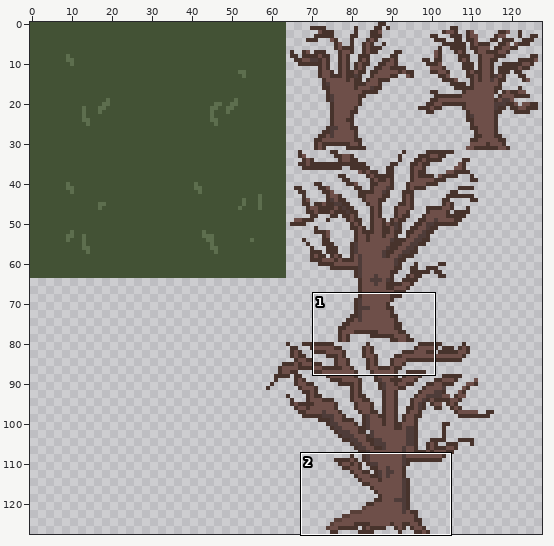
One commit to this pixel-art file: assets/world/sample_grass.aseprite. The picture above shows the old version from afar; the outline marks the close-up.
Close-up. As it was:
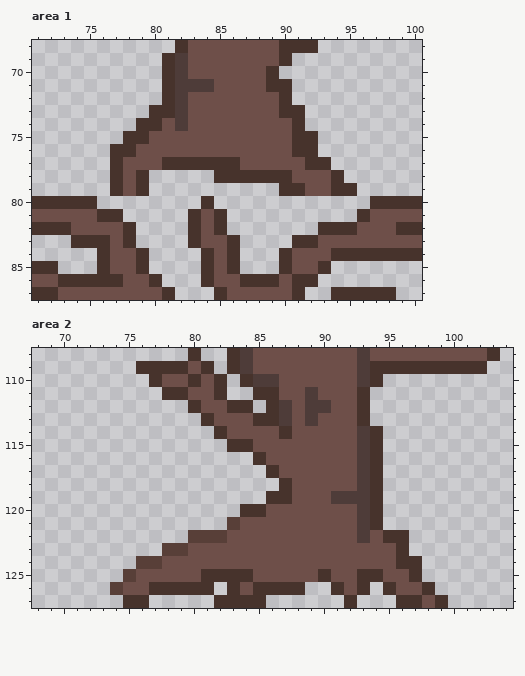
128x128 pixels, 1 frame. Shown: area 1: x 71..100, y 68..87; area 2: x 68..104, y 108..127. The commit also changed other parts of the picture, which this record leaves out.
The result:
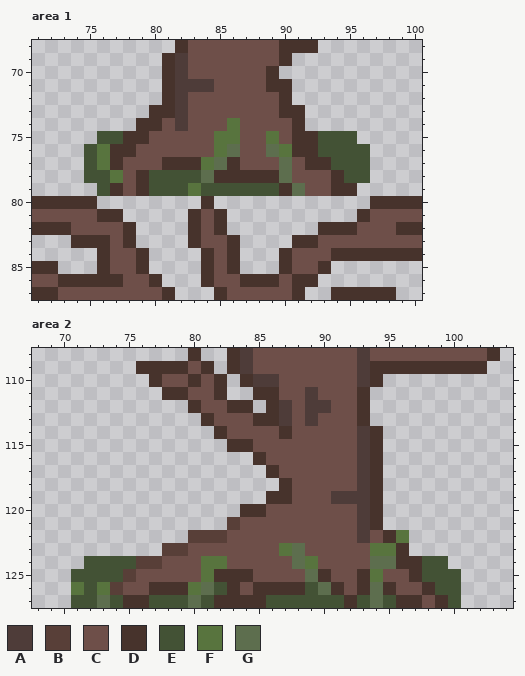
Palette (. is transparent): A #4e3c39  B #583f38  C #6e4f49  D #47332c  E #435235  F #58743e  G #5d6e4e
What changed:
--- area 1, layers "Layer 3", "Layer 1"
@@ x 71..100 @@
 73 .........DDACCCCCCCDD.........
-74 ........DDCACCCCCCCCD.........
-75 .......DDCCCCCCCCCCCDD........
-76 ......DDCCCCCCCCCCCCDD........
-77 ......DCCCDDDDDDCCCCCDD.......
-78 ......DCD.....DDDDDDCCCD......
-79 ......DCD..........DDCCDD.....
+74 ........DDCACCCFCCCCD.........
+75 .....EEDDCCCCCFFCCFCDDEEE.....
+76 ....EFDDCCCCCCFGCCGFDDEEEE....
+77 ....EFDCCCDDDFGDCCCGCDDEEE....
+78 ....EEFCDEEEEGDDDDDGCCCDEE....
+79 .....EDCDEEEFEEEEEEDGCCDD.....
 80 DDDDD........D............DDDD
--- area 2, layers "Layer 3", "Layer 1"
@@ x 68..104 @@
 121 ...............BCCCCCCCCCAD..........
-122 ............BBBCCCCCCCCCCACDD........
-123 ..........BBCCCCCCCCCCCCCCCCD........
-124 ........BBCCCCCCCCCCCCCCCCCCDD.......
-125 .......BCCCCCDDDDCCCCCDCCDDCCD.......
-126 ......BCCDDDDD.DCDDDD..DCD.DCCD......
-127 .......DD.....DDDD......D...DDCD.....
+122 ............BBBCCCCCCCCCCACDF........
+123 ..........BBCCCCCCCFGCCCCCFFD........
+124 ....EEEEBBCCCFFCCCCCGFCCCCGGDDEE.....
+125 ...EEEEBCCCCCFDDDCCCCGDCCDFCCDEEE....
+126 ...FEFBCCDDDFGEDCDDDDEGDCDGDCCDEE....
+127 ...EEGEDDEEEGEDDDDEEEEEEDEGEDDCDE....
Boxes around the changes in both close-ups, in picture pixels (x1, y1, x2, y2):
changed: (84, 118, 370, 196)
changed: (266, 530, 461, 608)
changed: (71, 556, 227, 608)
